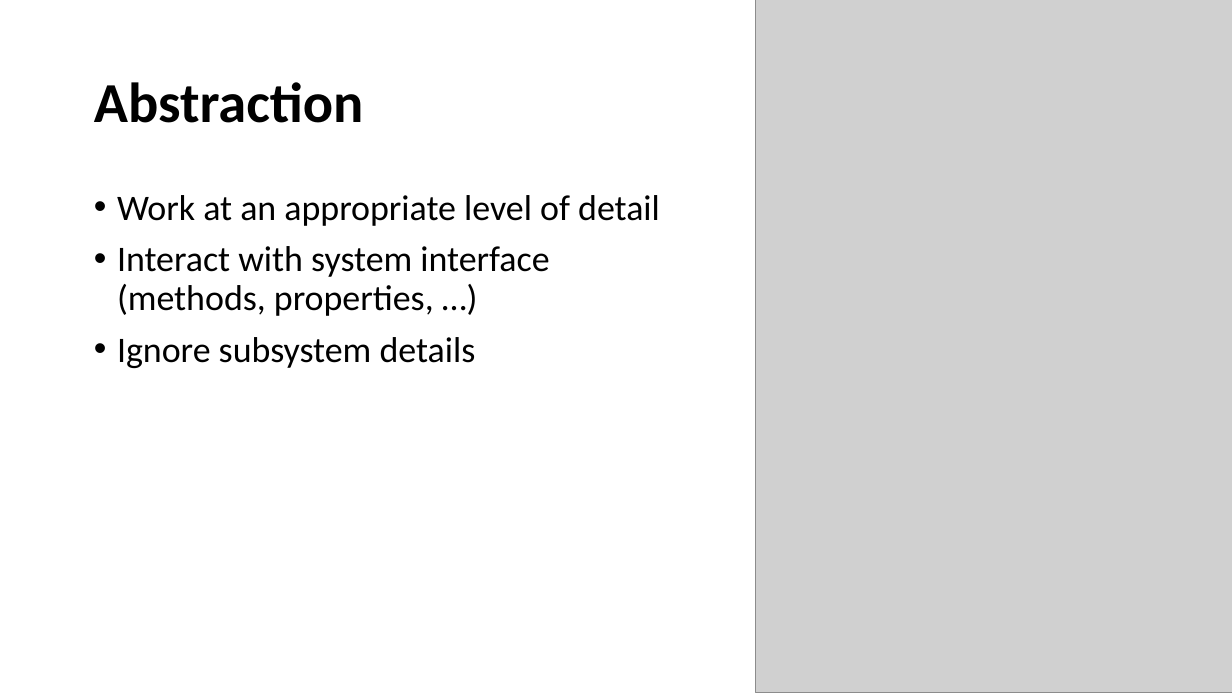
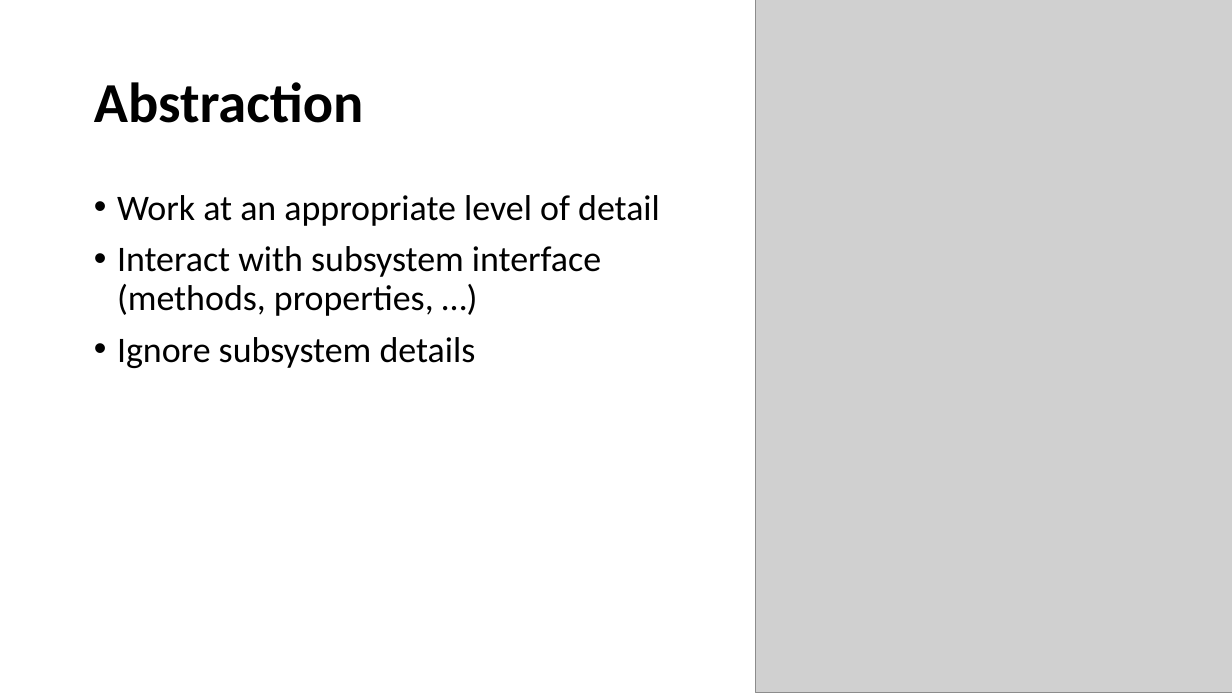
Before and after one commit to perslaursen/OOProg22, a slide deck: slide 11 of Chap/OOProg01/Presentations/ClassCollaboration.pptx. Drawn at 1232x693 pixels with LibreOffice and Linux fonts; fonts in the diff are those of the drawing; grey boxes stand for pictures. Boxes give left, top, right and bottom in pixels: in the first picture for what was removed or moved away, otherwise in the second. Text is boxed around its words. In the diff, an @@ line names an element or a change of style, - is before the commit and + after.

```diff
--- a/Chap/OOProg01/Presentations/ClassCollaboration.pptx
+++ b/Chap/OOProg01/Presentations/ClassCollaboration.pptx
@@ text at (x1=117, y1=246, x2=601, y2=316): text changed @@
-• Interact with system interface (methods, properties, …)
+• Interact with subsystem interface (methods, properties, …)
```
Also in this commit, not shown: 2 other slides changed, 20 other files.
